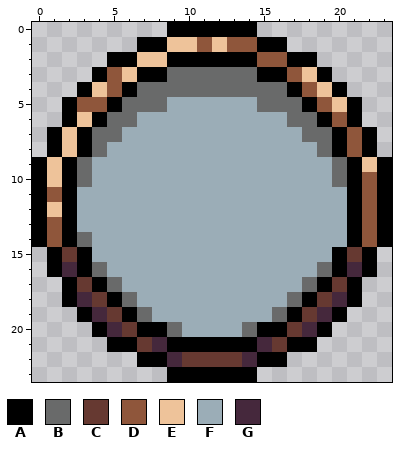
Edited in one commit: pixel-art sprite (assets/textures/empty_slot.png). Above: the version before the commit.
The file is 24x24 pixels.
Palette (. is transparent): A #000000  B #696a6a  C #663931  D #8f563b  E #eec39a  F #9badb7  G #45283c
Pixels before, first column x 0:
 0 .........AAAAAA.........
 1 .......AAEEDEDDAA.......
 2 .....AAEEAAAAAADDAA.....
 3 ....ADEAABBBBBBAADEA....
 4 ...AEDABBBBBBBBBBADEA...
 5 ..ADDABBBFFFFFFBBBADEA..
 6 ..AEABBFFFFFFFFFFBBADA..
 7 .AEABBFFFFFFFFFFFFBBADA.
 8 .AEABFFFFFFFFFFFFFFBADA.
 9 AEABFFFFFFFFFFFFFFFFBAEA
10 AEABFFFFFFFFFFFFFFFFBADA
11 ADAFFFFFFFFFFFFFFFFFFADA
12 AEAFFFFFFFFFFFFFFFFFFADA
13 ADAFFFFFFFFFFFFFFFFFFADA
14 ADABFFFFFFFFFFFFFFFFFADA
15 .ACAFFFFFFFFFFFFFFFFACA.
16 .AGABFFFFFFFFFFFFFFBAGA.
17 ..ACABFFFFFFFFFFFFBACA..
18 ..AGCABFFFFFFFFFFBACGA..
19 ...AGCABFFFFFFFFBACGA...
20 ....AGCAABFFFFBAACGA....
21 .....AACGAAAAAAGCAA.....
22 .......AAGCCCCGAA.......
23 .........AAAAAA.........
Once edited:
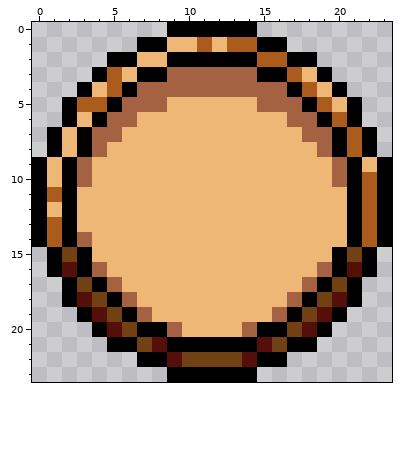
Change:
Colour B changes from #696a6a to #a56243.
Colour C changes from #663931 to #724113.
Colour D changes from #8f563b to #ab5c1c.
Colour F changes from #9badb7 to #efb775.
Colour G changes from #45283c to #550f0a.
The edit turns colour E into colour F in row 1 at x 9 to 10 and 12; in row 2 at x 7 to 8; in row 3 at x 6 and 18; in row 4 at x 4 and 19; in row 5 at x 20; in row 6 at x 3.
The edit turns colour E into colour F in rows 7 to 8 at x 2; in row 9 at x 1 and 22; in row 10 at x 1; in row 12 at x 1.
